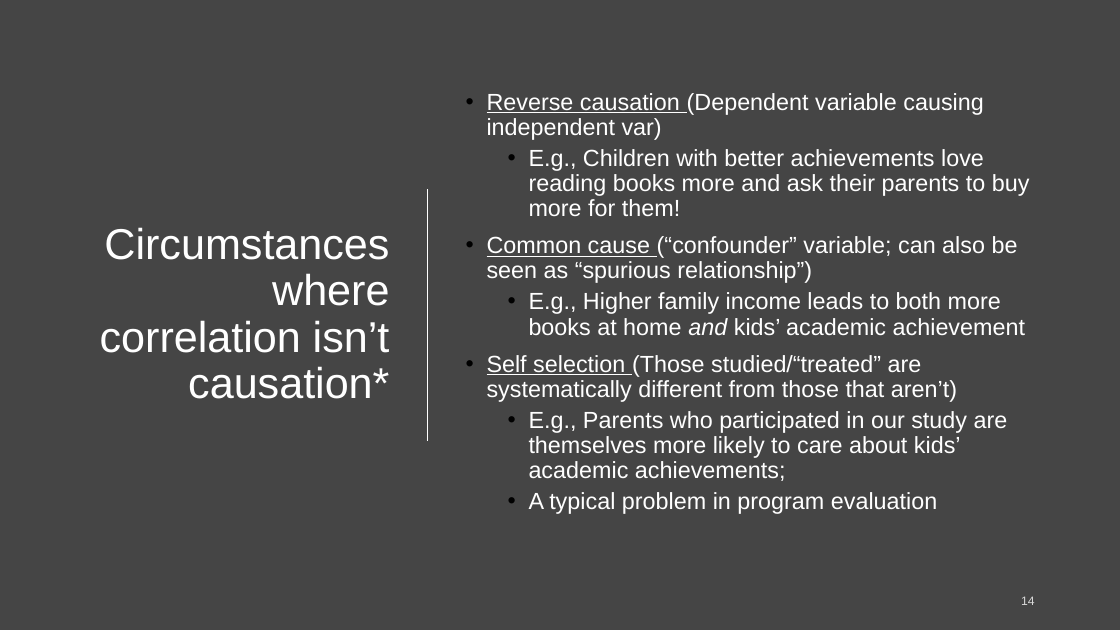
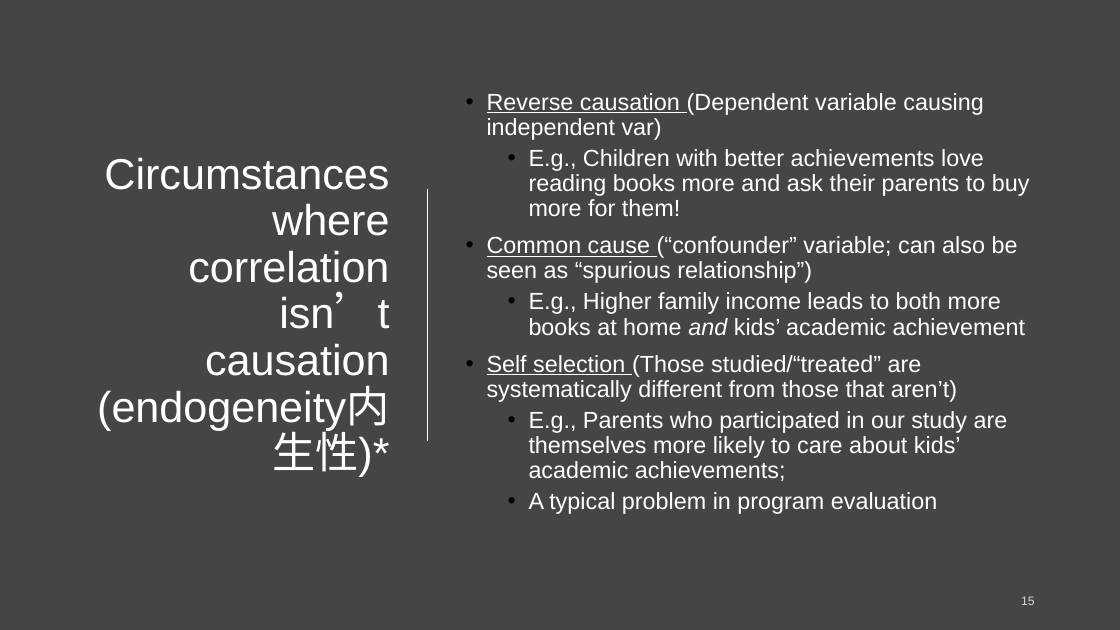
Before and after one commit to XueWenSYan/Intro_to_sociology, a slide deck: slide 15 of Meeting 3.pptx (slide 14 before the commit). Drawn at 1120x630 pixels with LibreOffice and Linux fonts; fonts in the diff are those of the drawing. Boxes give left, top, right and bottom in pixels: in the first picture for what was removed or moved away, otherwise in the second. Text is boxed around its words. In the diff, an @@ line names an element or a change of style, - is before the commit and + after.

```diff
--- a/Meeting 3.pptx
+++ b/Meeting 3.pptx
@@ title at [104, 157, 389, 376]: text changed @@
-Circumstances where correlation isn’t causation*
+Circumstances where correlation isn’t causation (endogeneity内生性)*
@@ page number at [1021, 596, 1035, 605]: text changed @@
-14
+15
```
Also in this commit, not shown: 1 other slide changed, 1 slide added, 11 other files.
